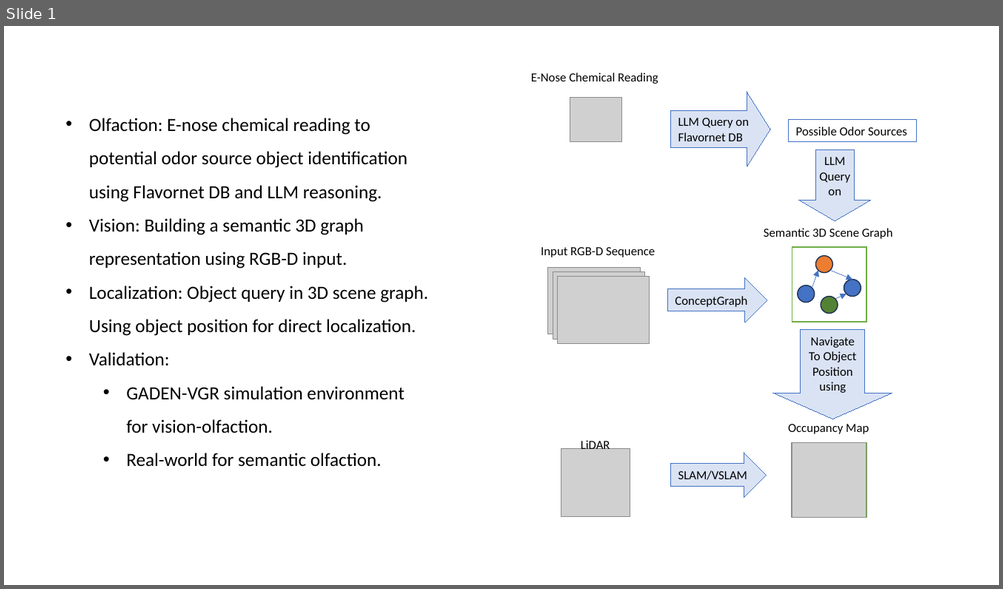
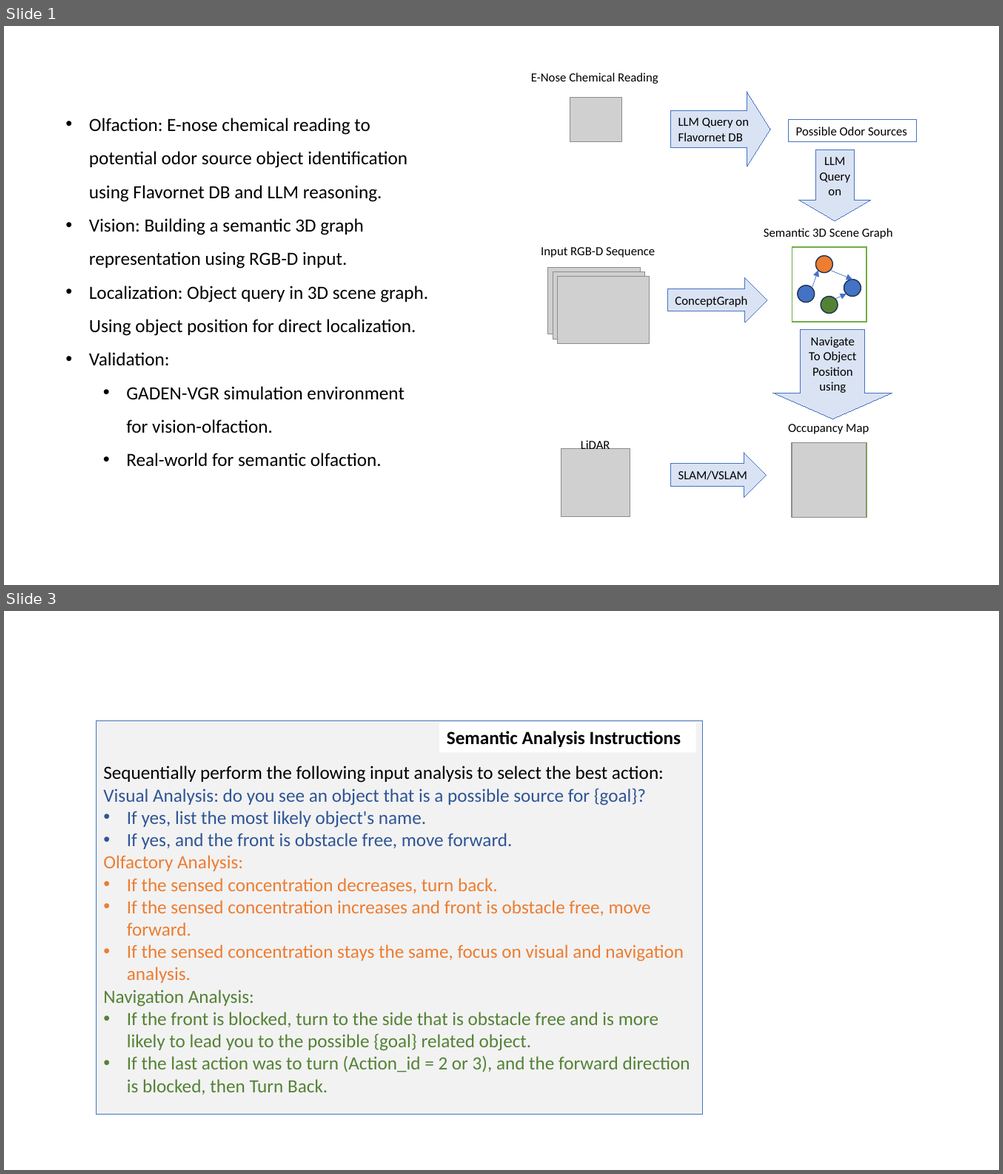
Before and after one commit to SunzidHassan/Research, a slide deck: 23-25_Automatic-Control-Lab/Projects/25_SemanticOSL/25_SemanticOSL.pptx. Shown one above the other, each under a label of ours: slide 1 before the commit, slides 1 and 3 after it; the slides between them are not shown. The pictures are 1003x589 and 1003x1174 pixels, drawn with LibreOffice and Linux fonts; fonts in the diff are those of the drawing; grey boxes stand for pictures. Boxes give left, top, right and bottom in pixels: in the first picture for what was removed or moved away, otherwise in the second. Text is boxed around its words. In the diff, an @@ line names an element or a change of style, - is before the commit and + after.

Commit message:
25semanticOSL ppt

```diff
--- a/23-25_Automatic-Control-Lab/Projects/25_SemanticOSL/25_SemanticOSL.pptx
+++ b/23-25_Automatic-Control-Lab/Projects/25_SemanticOSL/25_SemanticOSL.pptx
@@ slide 3 added at [4, 611, 999, 1170], background #FFFFFF @@
@@ rounded rectangle added at [96, 721, 703, 1115], fill #F2F2F2, outline #4472C4 1 pt, 18 pt, text #548235 @@
+Sequentially perform the following input analysis to select the best action:
+Visual Analysis: do you see an object that is a possible source for {goal}?
+• If yes, list the most likely object's name.
+• If yes, and the front is obstacle free, move forward.
+Olfactory Analysis:
+• If the sensed concentration decreases, turn back.
+• If the sensed concentration increases and front is obstacle free, move forward.
+• If the sensed concentration stays the same, focus on visual and navigation analysis.
+Navigation Analysis:
+• If the front is blocked, turn to the side that is obstacle free and is more likely to lead you to the possible {goal} related object.
+• If the last action was to turn (Action_id = 2 or 3), and the forward direction is blocked, then Turn Back.
@@ rectangle added at [439, 723, 696, 753], fill #FFFFFF, 18 pt, text #000000, bold @@
+Semantic Analysis Instructions
```
Also in this commit, not shown: 2 other slides added, 1 other file.
